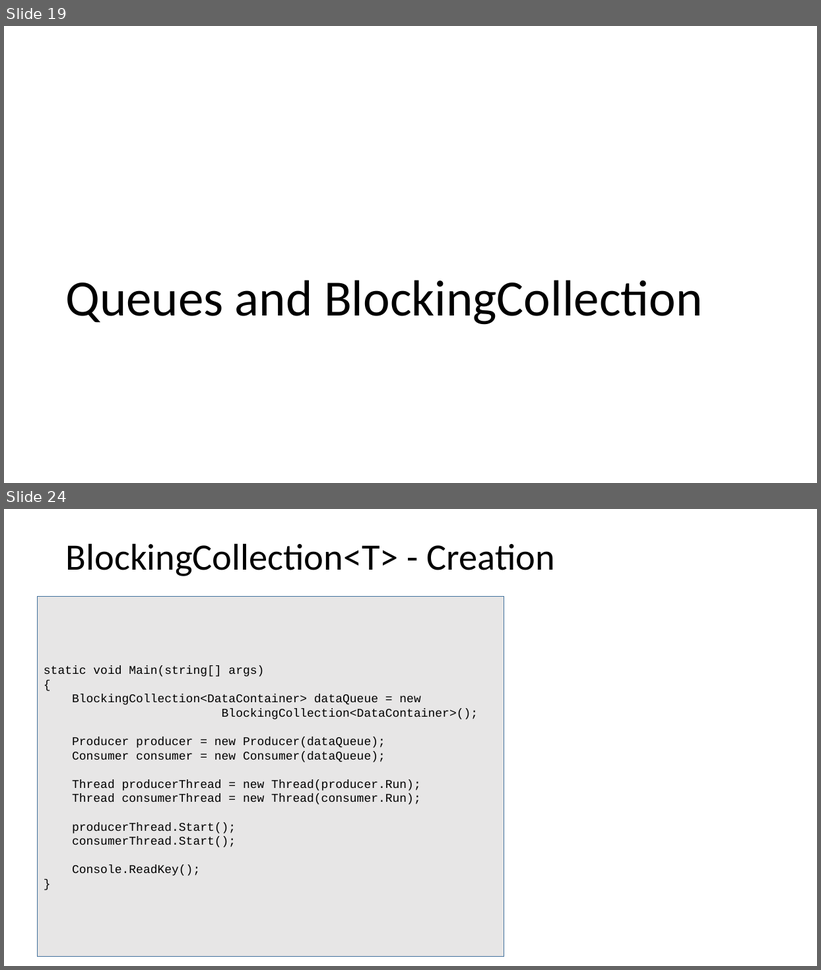
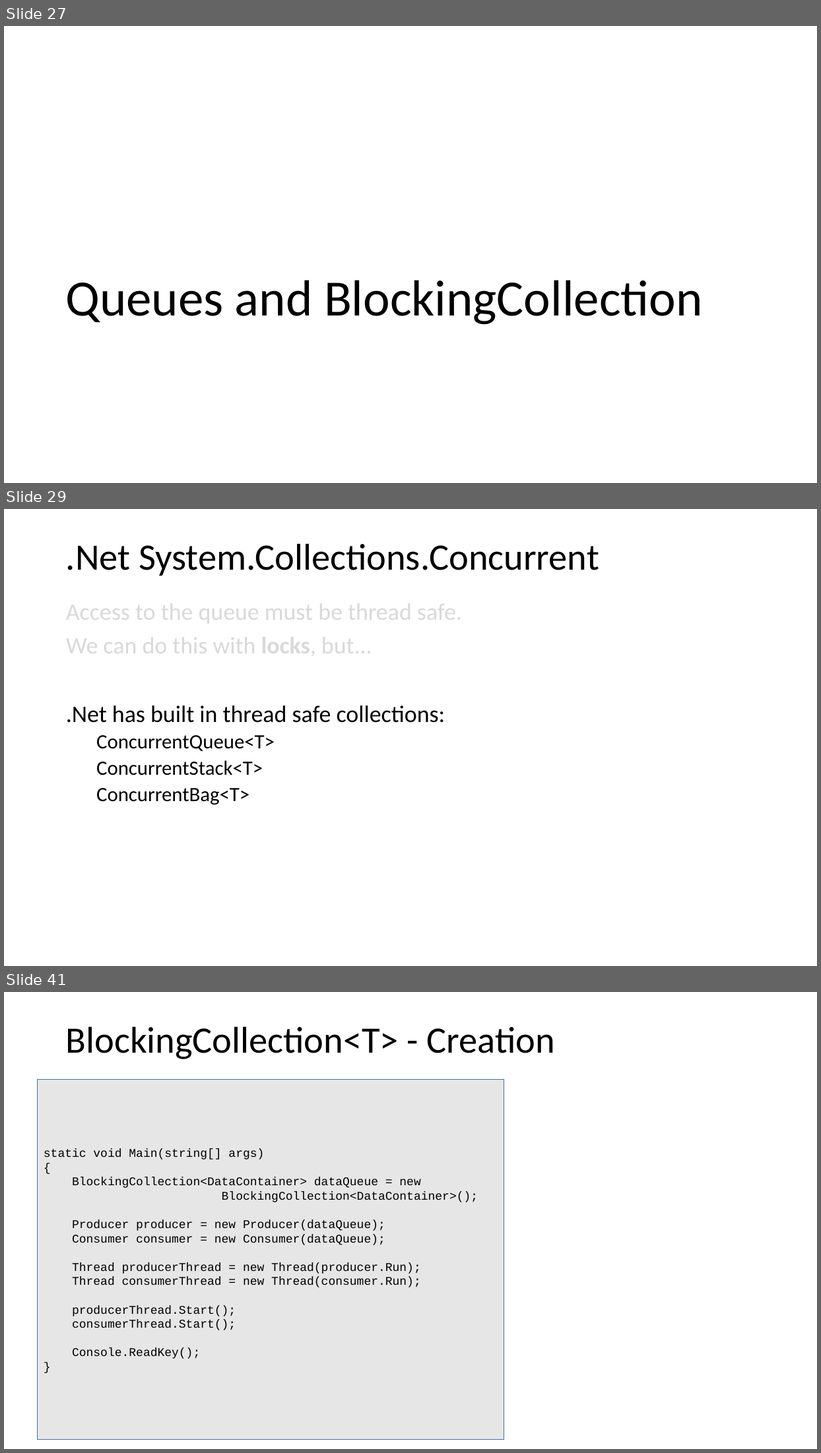
Before and after one commit to codesmurf/st3its3_teaching, a slide deck: 08 Thread Synchronization 2/Thread Synchronization pt 2.pptx. Shown one above the other, each under a label of ours: slides 19 and 24 before the commit, slides 27, 29 and 41 after it; the slides between them are not shown. The pictures are 821x970 and 821x1453 pixels, drawn with LibreOffice and Linux fonts; fonts in the diff are those of the drawing. Boxes give left, top, right and bottom in pixels: in the first picture for what was removed or moved away, otherwise in the second. Text is boxed around its words. In the diff, an @@ line names an element or a change of style, - is before the commit and + after.

Commit message:
slides update to thread sync pt 2

```diff
--- a/08 Thread Synchronization 2/Thread Synchronization pt 2.pptx
+++ b/08 Thread Synchronization 2/Thread Synchronization pt 2.pptx
@@ slide 29 added at <box>4,509,817,966</box>, background #FFFFFF @@
@@ title added at <box>66,543,599,576</box>, 44 pt, text #000000 @@
+.Net System.Collections.Concurrent
@@ text added at <box>66,597,462,805</box>, 28 pt, text #000000 @@
+Access to the queue must be thread safe.
+We can do this with locks, but...
+.Net has built in thread safe collections:
+  ConcurrentQueue<T>
+  ConcurrentStack<T>
+  ConcurrentBag<T>
@@ what was slide 19 is now slide 27 @@
@@ what was slide 24 is now slide 41 @@
```
Also in this commit, not shown: 14 slides changed, 18 other slides added, 1 other file.
